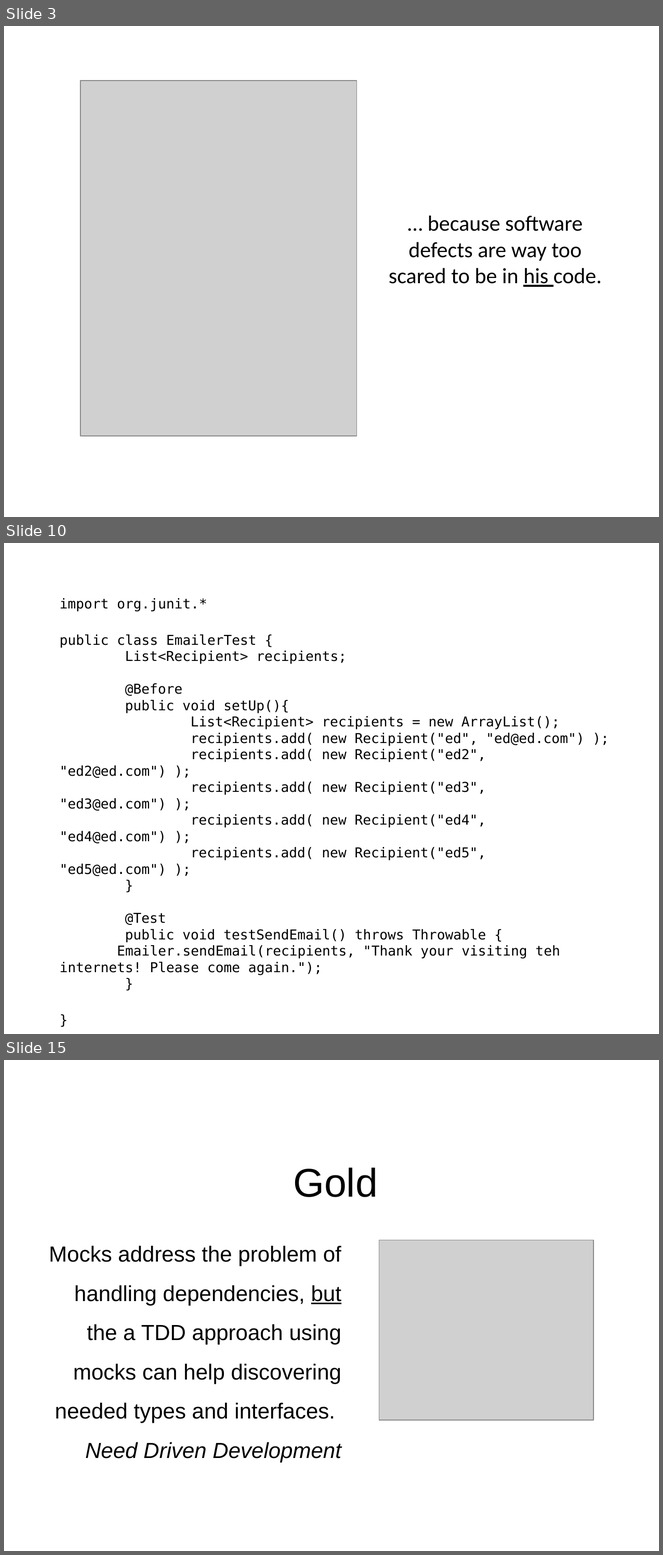
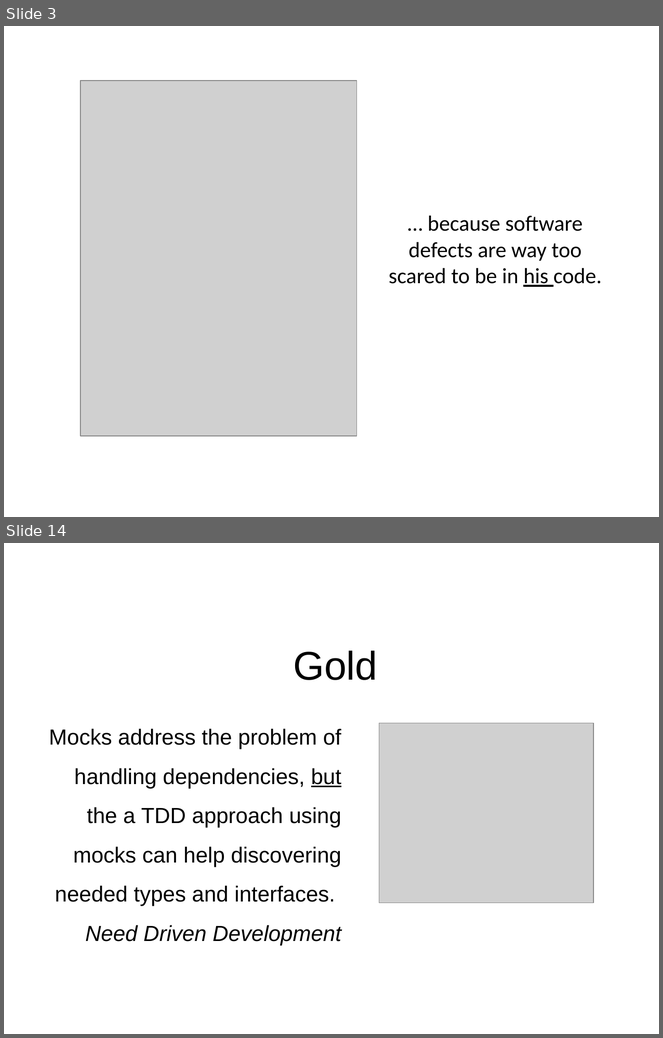
Before and after one commit to virtix/swe-795, a slide deck: doc/Test Doubles and Dependency Design.pptx. Shown one above the other, each under a label of ours: slides 3, 10 and 15 before the commit, slides 3 and 14 after it; the slides between them are not shown. The pictures are 663x1555 and 663x1038 pixels, drawn with LibreOffice and Linux fonts; fonts in the diff are those of the drawing; grey boxes stand for pictures. Boxes give left, top, right and bottom in pixels: in the first picture for what was removed or moved away, otherwise in the second. Text is boxed around its words. In the diff, an @@ line names an element or a change of style, - is before the commit and + after.

```diff
--- a/doc/Test Doubles and Dependency Design.pptx
+++ b/doc/Test Doubles and Dependency Design.pptx
@@ slide 10 removed at bbox=[4, 543, 659, 1034], background #FFFFFF @@
@@ text removed at bbox=[60, 598, 584, 976] @@
-import org.junit.*
-public class EmailerTest {
-List<Recipient> recipients;
-@Before
-public void setUp(){
-List<Recipient> recipients = new ArrayList();
-recipients.add( new Recipient("ed", "ed@ed.com") );
-recipients.add( new Recipient("ed2", "ed2@ed.com") );
-recipients.add( new Recipient("ed3", "ed3@ed.com") );
-recipients.add( new Recipient("ed4", "ed4@ed.com") );
-recipients.add( new Recipient("ed5", "ed5@ed.com") );
-}
-@Test
-public void testSendEmail() throws Throwable {
-Emailer.sendEmail(recipients, "Thank your visiting teh internets! Please come again.");
-}
-}
@@ what was slide 15 is now slide 14 @@
```
Also in this commit, not shown: 9 slides changed, 1 slide added, 1 other slide removed, 11 other files.
